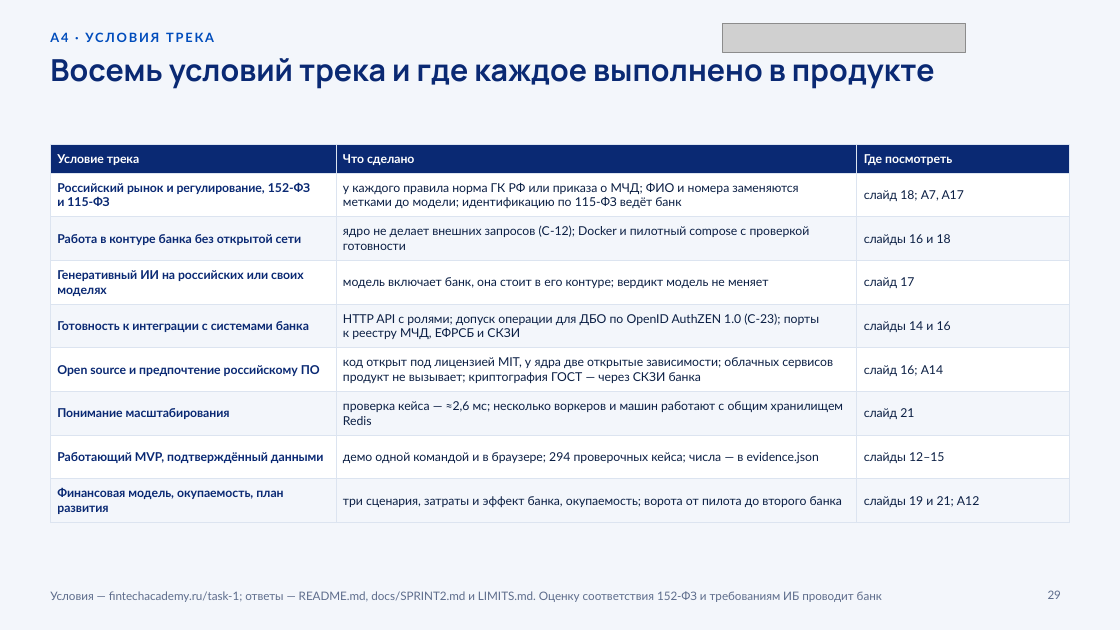
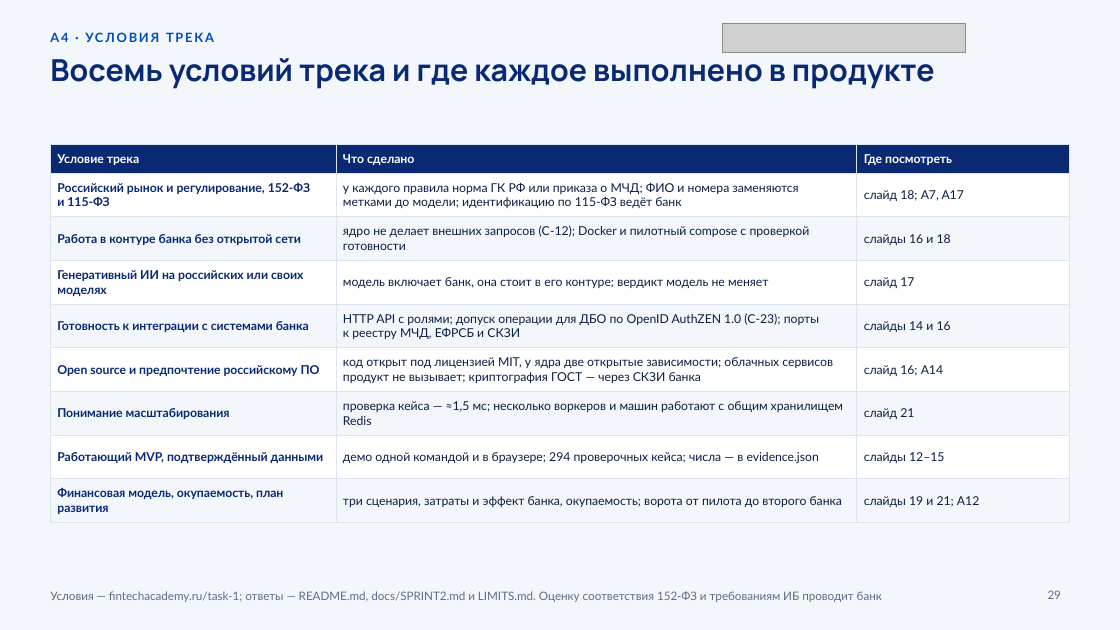
Before and after one commit to KonkovDV/Mandat, a slide deck: slide 29 of submission/slides/Mandat_VTB.pptx. Drawn at 1120x630 pixels with LibreOffice and Linux fonts; fonts in the diff are those of the drawing; grey boxes stand for pictures; background and template pictures are left out. Boxes give left, top, right and bottom in pixels: in the first picture for what was removed or moved away, otherwise in the second. Text is boxed around its words. In the diff, an @@ line names an element or a change of style, - is before the commit and + after.

```diff
--- a/submission/slides/Mandat_VTB.pptx
+++ b/submission/slides/Mandat_VTB.pptx
@@ table at [50, 145, 1070, 518] @@
-row 7, column 2: проверка кейса — ≈2,6 мс; несколько воркеров и машин работают с общим хранилищем Redis
+row 7, column 2: проверка кейса — ≈1,5 мс; несколько воркеров и машин работают с общим хранилищем Redis
```
Also in this commit, not shown: 8 other slides changed, 35 other files.
